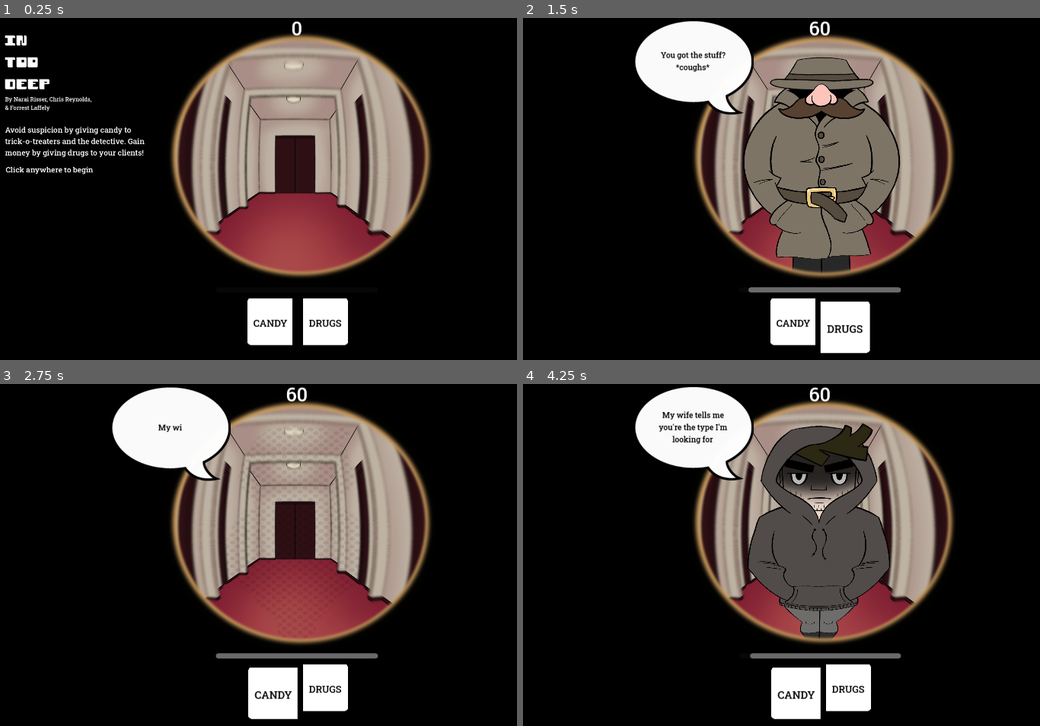
Above: before the commit, frames 1-4 (two rows, left to right).
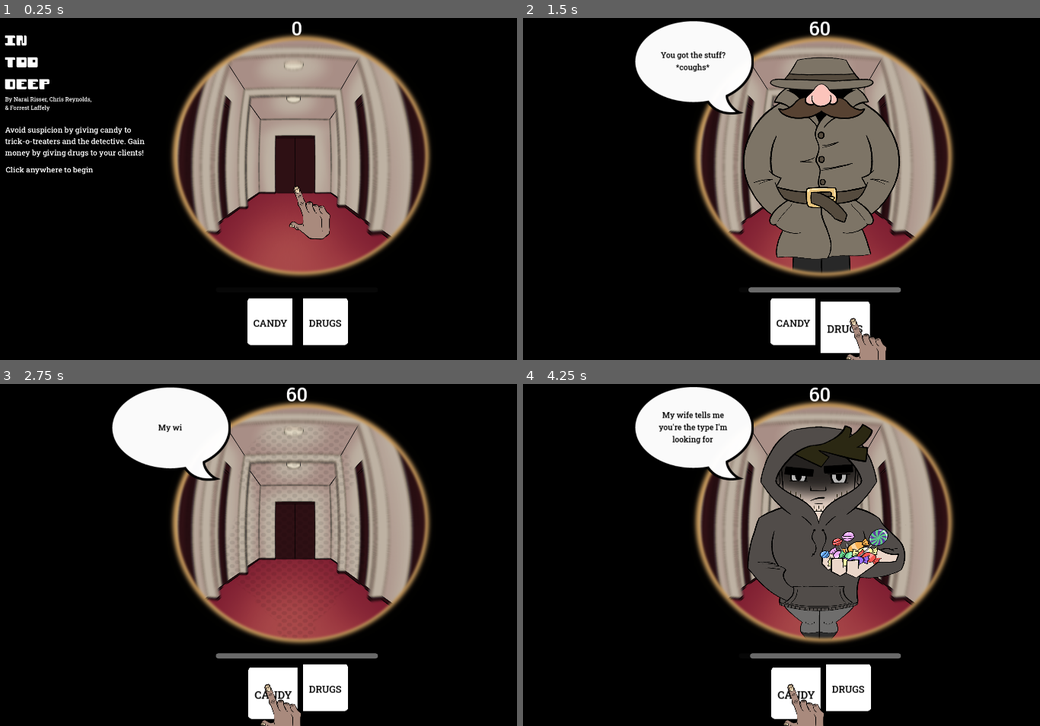
Above: after the commit, the same moments.

Repository: Tonsak09/InTooDeep
Game: Godot game, scene res://Scenes/game_root.tscn
Two runs of this game, one before a commit and one after it. Both use one fixed random seed, a clock stepped at 60 frames per second and the inputs below.
Inputs:
- Up to frame 1 (0.25 s): no input
- Up to frame 2 (1.5 s): click "CANDY" at 0.5 s; click "DRUGS" at 1.25 s
- Up to frame 3 (2.75 s): click "CANDY" at 2 s
- Up to frame 4 (4.25 s): click "DRUGS" at 2.75 s; click "CANDY" at 3.5 s

The runs differ from the first frame. In frame 1, 0.6% of the frame differs, in the area x 55-64%, y 49-65%; in frame 2, 0.4%; in frame 3, 0.5%; in frame 4, 3.3%, in the area x 43-74%, y 11-100%.

Commit message:
Better pause and mouse

Diff:
--- /dev/null
+++ b/InTooDeep/Scenes/Mouse.gd
@@ -0,0 +1,20 @@
+extends Node2D
+
+@export var sprite : Sprite2D
+@export var holdTexture : Texture
+@export var clickTexture : Texture
+
+# Called when the node enters the scene tree for the first time.
+func _ready():
+	pass # Replace with function body.
+
+
+# Called every frame. 'delta' is the elapsed time since the previous frame.
+func _process(delta):
+	Input.set_mouse_mode(Input.MOUSE_MODE_HIDDEN)
+	global_position = get_viewport().get_mouse_position() - get_viewport_rect().size / 2.0
+
+	if Input.is_mouse_button_pressed(MOUSE_BUTTON_LEFT):
+		sprite.texture = clickTexture
+	else:
+		sprite.texture = holdTexture
--- a/InTooDeep/Scenes/game_root.tscn
+++ b/InTooDeep/Scenes/game_root.tscn
@@ -55,6 +55,9 @@
 [ext_resource type="AudioStream" uid="uid://bqtqysjpusse" path="res://Audio/342200__christopherderp__videogame-menu-button-click.wav" id="44_cxrlv"]
 [ext_resource type="AudioStream" uid="uid://c1q6hlstxf2ih" path="res://Audio/582594__nezuai__ui-sound-11.wav" id="45_hmenx"]
 [ext_resource type="AudioStream" uid="uid://bf1qgqbrsxfj4" path="res://Audio/582595__nezuai__ui-sound-10.wav" id="46_wtbat"]
+[ext_resource type="Script" path="res://Scenes/Mouse.gd" id="56_abd42"]
+[ext_resource type="Texture2D" uid="uid://goy5tbdqbeje" path="res://Textures/IMG_4183.png" id="57_os0g1"]
+[ext_resource type="Texture2D" uid="uid://dtvnaytfv43yk" path="res://Textures/IMG_4184.png" id="58_bjepx"]
 
 [sub_resource type="Curve" id="Curve_57yx1"]
 _data = [Vector2(0, 0), 0.0, 1.4, 0, 0, Vector2(1, 1), 0.0, 0.0, 0, 0]
@@ -587,6 +590,18 @@
 wait_time = 0.01
 autostart = true
 
+[node name="Cursor" type="Node2D" parent="." node_paths=PackedStringArray("sprite")]
+script = ExtResource("56_abd42")
+sprite = NodePath("Sprite2D")
+holdTexture = ExtResource("57_os0g1")
+clickTexture = ExtResource("58_bjepx")
+
+[node name="Sprite2D" type="Sprite2D" parent="Cursor"]
+z_index = 5
+position = Vector2(40, 81)
+scale = Vector2(0.43, 0.43)
+texture = ExtResource("57_os0g1")
+
 [connection signal="mouse_entered" from="HallwayFolder/Control/Candy" to="HallwayFolder/Control/Candy" method="OnHover"]
 [connection signal="mouse_exited" from="HallwayFolder/Control/Candy" to="HallwayFolder/Control/Candy" method="OnLeave"]
 [connection signal="pressed" from="HallwayFolder/Control/Candy" to="GameManager" method="OnCandyBtn"]
--- a/InTooDeep/Scripts/GameManager.gd
+++ b/InTooDeep/Scripts/GameManager.gd
@@ -207,10 +207,8 @@
 # in
 func ResultCharacter_State():
 	countdownTimer.paused = true
-	if pauseTimer.is_stopped():
-		contAdvice.visible = true
-
-		# Set to holding item
+
+	if pauseTimer.time_left <= pauseTimer.wait_time / 2.0:
 		match currChar:
 			CharacterType.CHILD:
 				if isCandy:
@@ -228,17 +226,6 @@
 					SetCharacterTexture(detectiveCandyTextures[charVarient])
 				else:
 					SetCharacterTexture(detectiveDrugsTextures[charVarient])
-
-		# Check bool if correct or incorrect
-		contAdvice.visible = false
-
-		if isCorrect:
-			ditherTimer.start(); # Begin timer
-			gameState = GameStates.FADING_TO_IN
-			goodAudio.play()
-		else:
-			gameState = GameStates.GAME_OVER
-
 	else:
 		match currChar:
 			CharacterType.CHILD:
@@ -247,6 +234,42 @@
 				SetCharacterTexture(clientDisplayTextures[charVarient])
 			CharacterType.COP:
 				SetCharacterTexture(detectiveDisplayTextures[charVarient])
+
+
+	if pauseTimer.is_stopped():
+		contAdvice.visible = true
+
+		# Set to holding item
+		match currChar:
+			CharacterType.CHILD:
+				if isCandy:
+					SetCharacterTexture(childCandyTextures[charVarient])
+				else:
+					SetCharacterTexture(childDrugsTextures[charVarient])
+			CharacterType.CLIENT:
+				if isCandy:
+					SetCharacterTexture(clientCandyTextures[charVarient])
+					badAudio.play()
+				else:
+					SetCharacterTexture(clientDrugsTextures[charVarient])
+			CharacterType.COP:
+				if isCandy:
+					SetCharacterTexture(detectiveCandyTextures[charVarient])
+				else:
+					SetCharacterTexture(detectiveDrugsTextures[charVarient])
+
+		# Check bool if correct or incorrect
+		contAdvice.visible = false
+
+		if isCorrect:
+			ditherTimer.start(); # Begin timer
+			gameState = GameStates.FADING_TO_IN
+			goodAudio.play()
+		else:
+			gameState = GameStates.GAME_OVER
+
+	else:
+		pass
 
 # Character fades away along with key hole.
 # Then door fades back in
Not shown: 1 places in InTooDeep/Scenes/game_root.tscn that only renumber resources
Binary file added: InTooDeep/Textures/IMG_4183.png
Not shown, added: InTooDeep/Textures/IMG_4183.png.import
Binary file added: InTooDeep/Textures/IMG_4184.png
Not shown, added: InTooDeep/Textures/IMG_4184.png.import
